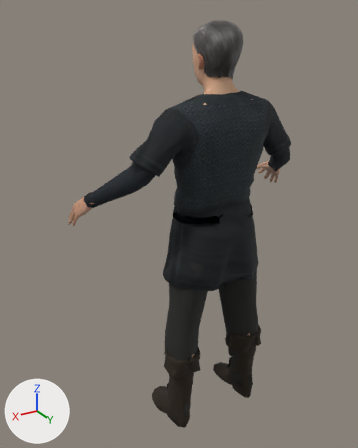
Renders of the glTF model chars/real/m_fisher.glb from each side of a commit.
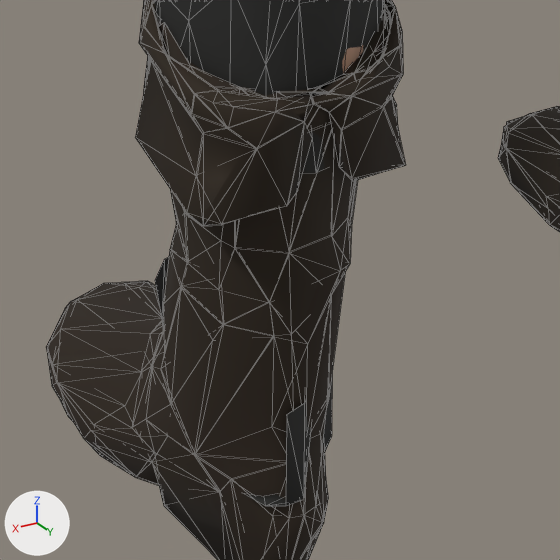
The first picture shows the older version from a 50 mm camera at (1.112, 1.537, 1.768) aimed at (0.079, -0.185, 0.907). The close-ups show the older and then the newer version on the part from 41% to 62% of the width and 78% to 95% of the height of that picture. Only the edits that show in the close-ups are written down. The axes (+X, +Y, +Z) are drawn at lower left. The lights are the same throughout. The close-ups show mesh edges as thin lines.

Script lines for the objects in view, before the commit:
```python
me_male_boots = bpy.data.meshes.new('male_boots')
me_male_boots.from_pydata(...)  # 1086 vertices, 2319 faces; spans x -0.249..0.251, y -0.227..0.08, z -0.009..0.391
me_male_boots.materials.append(mat_cloth_culturalibre_male_boots)  # picture img_cloth2_boot
me_pants_wool = bpy.data.meshes.new('pants_wool')
me_pants_wool.from_pydata(...)  # 301 vertices, 452 faces; spans x -0.236..0.231, y -0.13..0.112, z 0.066..0.867
me_pants_wool.materials.append(mat_cloth_toigo_wool_pants)  # picture img_cloth1_pants_wool
ob_m_fisher_culturalibre_male_boots = bpy.data.objects.new('m_fisher.culturalibre_male_boots', me_male_boots)
ob_m_fisher_culturalibre_male_boots.location = (0.0, 0.0, 0.0)
ob_m_fisher_toigo_wool_pants = bpy.data.objects.new('m_fisher.toigo_wool_pants', me_pants_wool)
ob_m_fisher_toigo_wool_pants.location = (0.0, 0.0, 0.0)
```
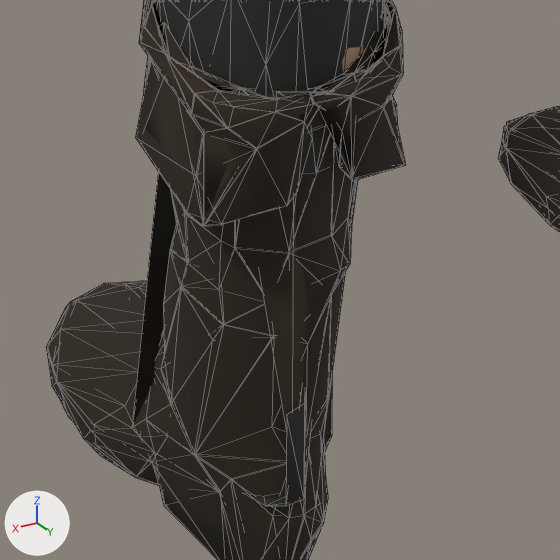
Where the change shows, as pixel boxes [x1, y1, x2, y2] in the close-ups (560 x 560 px):
```json
{"object": "m_fisher.culturalibre_male_boots@lod", "change": "added", "after": [132, 1, 390, 435]}
```

Scene script edits in JSON lines:
```json
{"op": "add", "block": "me_male_boots_lod", "code": ["me_male_boots_lod = bpy.data.meshes.new('male_boots@lod')", "me_male_boots_lod.from_pydata(...)  # 204 vertices, 501 faces; spans x -0.24..0.245, y -0.201..0.079, z -0.006..0.389", "me_male_boots_lod.materials.append(mat_cloth_culturalibre_male_boots)  # picture img_cloth2_boot"]}
{"op": "add", "block": "ob_m_fisher_culturalibre_male_boots_lod", "code": ["ob_m_fisher_culturalibre_male_boots_lod = bpy.data.objects.new('m_fisher.culturalibre_male_boots@lod', me_male_boots_lod)", "ob_m_fisher_culturalibre_male_boots_lod.location = (0.0, 0.0, 0.0)"]}
```
